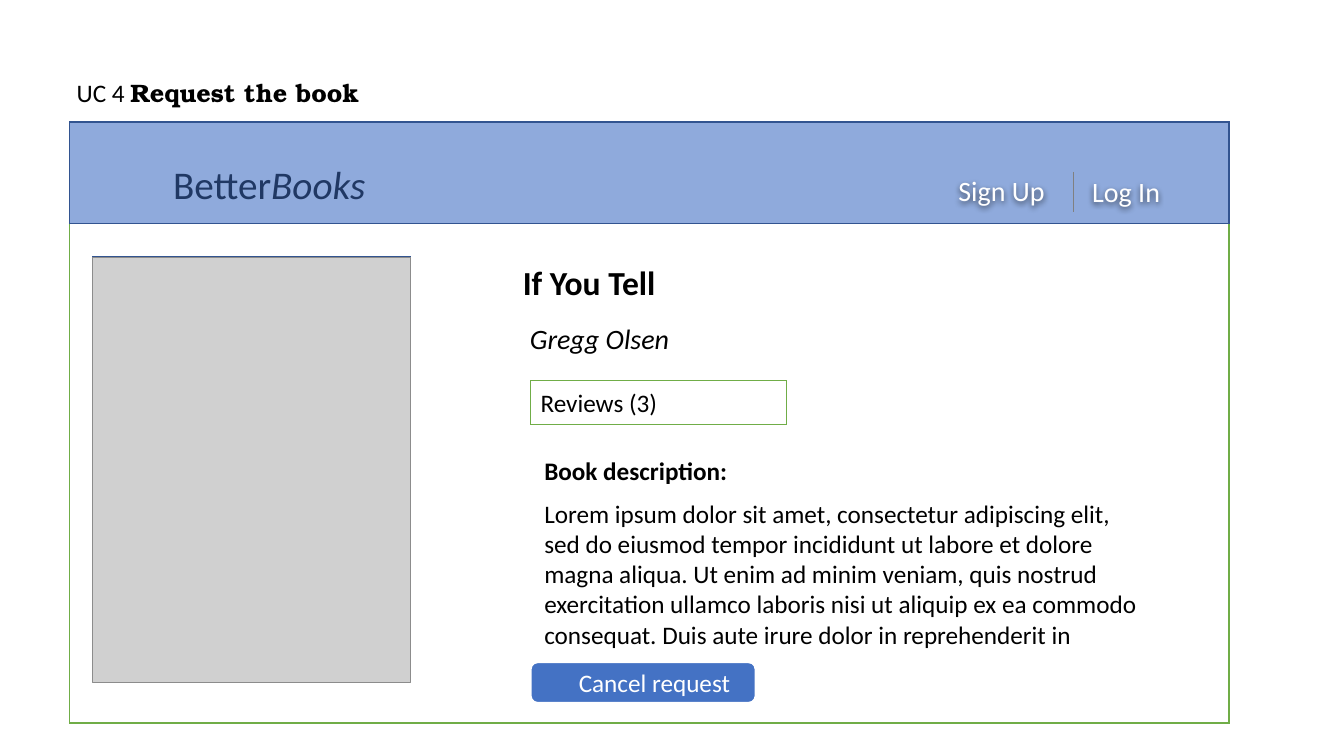
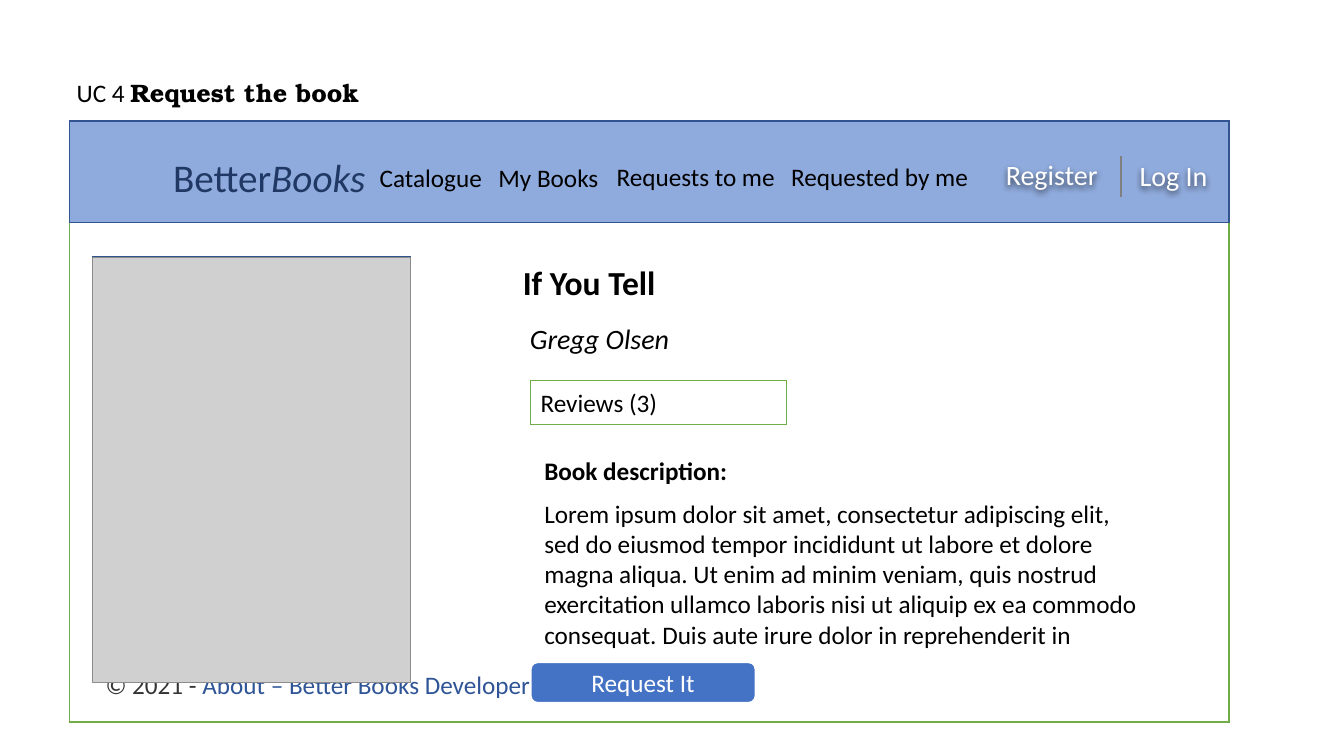
Before and after one commit to kateGalich/capstone, a slide deck: slide 5 of Construction 3/UI Prototypes.pptx. Drawn at 1344x756 pixels with LibreOffice and Linux fonts; fonts in the diff are those of the drawing; grey boxes stand for pictures; background and template pictures are left out. Boxes give left, top, right and bottom in pixels: in the first picture for what was removed or moved away, otherwise in the second. Text is boxed around its words. In the diff, an @@ line names an element or a change of style, - is before the commit and + after.

```diff
--- a/Construction 3/UI Prototypes.pptx
+++ b/Construction 3/UI Prototypes.pptx
@@ text "BetterBooks": place and size @@
-text "BetterBooks" at bbox=[173, 172, 365, 199]
+text "BetterBooks" at bbox=[173, 165, 365, 192]
@@ text added at bbox=[380, 169, 482, 192], 18 pt, text #000000 @@
+Catalogue
@@ text added at bbox=[498, 169, 598, 191], 18 pt, text #000000 @@
+My Books
@@ text added at bbox=[617, 170, 775, 190], 18 pt, text #000000 @@
+Requests to me
@@ text added at bbox=[791, 168, 968, 190], 18 pt, text #000000 @@
+Requested by me
@@ text added at bbox=[1006, 166, 1098, 192], 20 pt, text #FFFFFF @@
+Register
@@ line moved from (1074, 171) - (1074, 213) to (1121, 156) - (1121, 197) @@
@@ text "Log In": place and size @@
-text "Log In" at bbox=[1092, 184, 1160, 208]
+text "Log In" at bbox=[1140, 168, 1208, 193]
@@ text removed at bbox=[958, 182, 1045, 207] @@
-Sign Up
@@ text added at bbox=[132, 673, 540, 700], 18 pt, text #2F5597 @@
+© 2021 - About – Better Books Developers
@@ text in rounded rectangle at bbox=[591, 676, 695, 696]: text changed @@
-Cancel request
+Request It
```
Also in this commit, not shown: 11 other slides changed, 2 slides removed.
